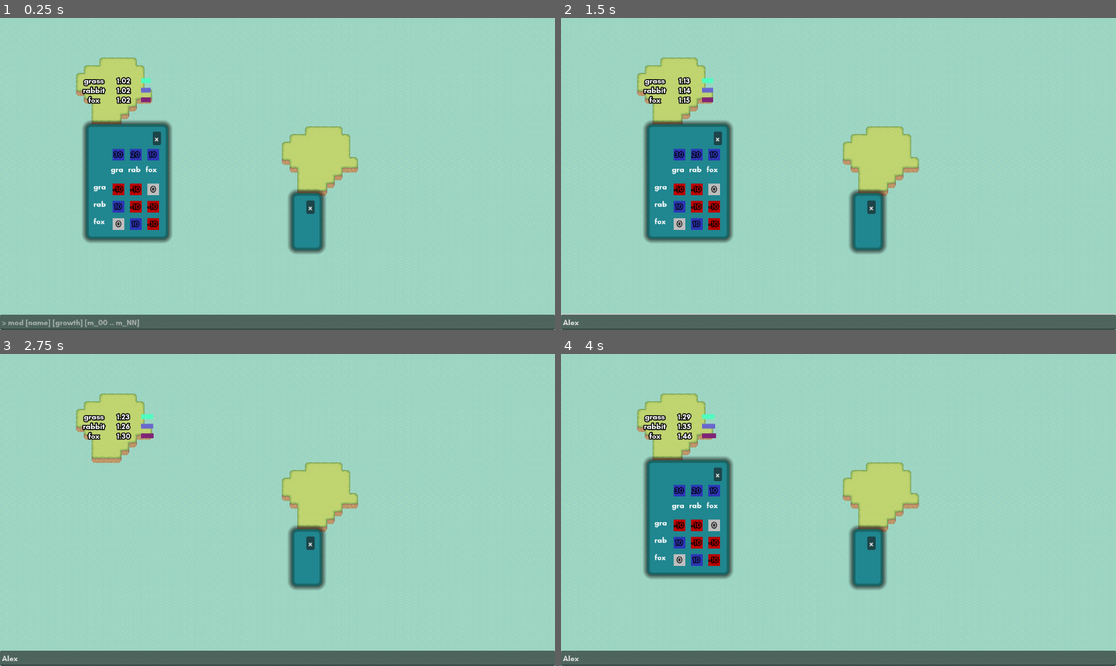
Above: before the commit, frames 1-4 (two rows, left to right).
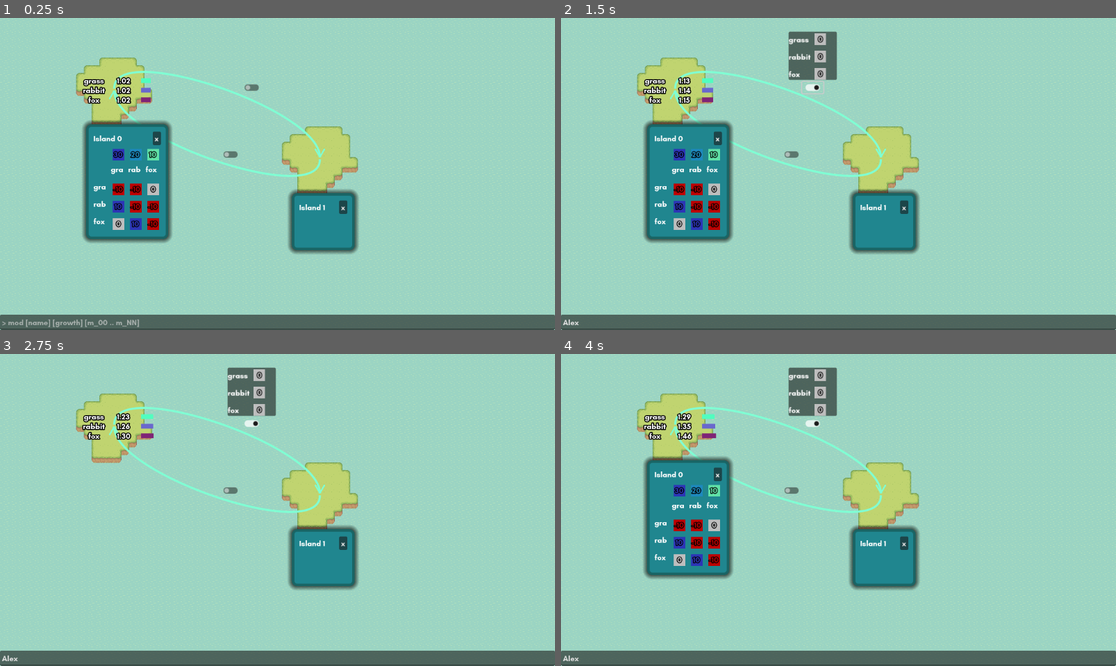
Above: after the commit, the same moments.

Repository: quimnuss/eco
Game: Godot game, scene res://scenes/world.tscn
The game is run twice, just before and just after one commit, with the same random seed, the same clock (stepped at 60 frames per second) and the same inputs.
Inputs (mouse positions are in pixels of both pictures, inside the frame that each line leads up to):
- Up to frame 1 (0.25 s): no input
- Up to frame 2 (1.5 s): click (838, 323) at 0.52 s; type "Alex" at 0.6 s; click (810, 86) at 1.27 s
- Up to frame 3 (2.75 s): click "x" at 2 s
- Up to frame 4 (4 s): tap Enter at 2.75 s; move the mouse to (677, 425) at 2.77 s; hold Up (ui_up) 2.78-3.53 s; click (677, 425) at 2.92 s; move the mouse to (677, 491) at 3.52 s; hold Down (ui_down) from 3.53 s (still down); click (677, 491) at 3.67 s

The runs differ from the first frame. In frame 1, 2.4% of the frame differs, in the area x 16-65%, y 16-76%; in frame 2, 4.2%, in the area x 0-100%, y 4-96%; in frame 3, 3.6%; in frame 4, 3.7%.

Commit message:
new: migration lines, growth in species grid

Diff:
--- a/actors/glv.gd
+++ b/actors/glv.gd
@@ -10,6 +10,9 @@
 var growth : Array[float]
 
 var mutuality : Array[Array]
+
+var immigration : Array[float]
+var emigration : Array[float]
 
 var sample : GLVSample
 
@@ -40,6 +43,9 @@
 
     growth_delta.resize(num_species)
     mutual_delta.resize(num_species)
+    immigration.resize(num_species)
+    emigration.resize(num_species)
+
     for mutual in mutual_delta:
         mutual.resize(num_species)
 
@@ -64,7 +70,7 @@
 
 func ecotick():
     for si in range(num_species):
-        growth_delta[si] = densities[si] * growth[si]
+        growth_delta[si] = densities[si] * (growth[si] + immigration[si] - emigration[si])
         for sj in range(num_species):
             var mutual : float = mutuality[si][sj]
             mutual_delta[si][sj] = densities[si] * mutual * densities[sj]
--- a/actors/island.gd
+++ b/actors/island.gd
@@ -9,9 +9,10 @@
 
 @onready var glv : GLV = $GLV
 @onready var pops = $Pops
-@onready var species_grid = $SpeciesGrid
+@onready var species_grid : SpeciesGrid = $SpeciesGrid
 
 signal island_selected(island_id : int)
+signal species_changed(species_names : Array[String])
 
 func _ready():
     if OS.is_debug_build() and self.owner == null:
@@ -23,6 +24,8 @@
     if island_id == -1:
         island_id = get_tree().get_nodes_in_group('islands').find(self)
 
+    species_grid.set_island_name('Island %d' % island_id)
+
     pops.set_num_species(glv.num_species)
     pops.set_species_names(glv.species_names)
 
@@ -31,6 +34,23 @@
     var island_rect : Rect2i = tile_map.get_used_rect()
     collision_shape_2d.shape.size = island_rect.size*16
 
+var migration_matrix : Dictionary = {}
+
+func change_emigration(from_island : Island, to_island : Island, species_name : String, migration_value : float):
+    var species_index : int = glv.species_names.find(species_name)
+    var previous_migration : float = migration_matrix.get(Vector2i(from_island.island_id,to_island.island_id), 0)
+    migration_matrix[Vector2i(from_island.island_id, to_island.island_id)] = migration_value
+    glv.emigration[species_index] += migration_value - previous_migration
+
+func change_immigration(from_island : Island, to_island : Island, species_name : String, migration_value : float):
+    var species_index : int = glv.species_names.find(species_name)
+    if species_index != -1:
+        var previous_migration : float = migration_matrix.get(Vector2i(from_island.island_id,to_island.island_id), 0)
+        migration_matrix[Vector2i(to_island.island_id, from_island.island_id)] = migration_value
+        glv.immigration[species_index] += migration_value - previous_migration
+    else:
+        # new species!
+        pass
 
 func _on_change_species(island : int, species_name : String, growth : float, mutuality : Array):
     if island_id == island:
--- a/actors/island.tscn
+++ b/actors/island.tscn
@@ -24,6 +24,7 @@
 script = ExtResource("1_0d0km")
 
 [node name="TileMap" type="TileMap" parent="."]
+z_index = -1
 tile_set = ExtResource("4_bmc6s")
 format = 2
 layer_0/tile_data = PackedInt32Array(-131072, 65536, 1, -65536, 65536, 1, -1, 65536, 1, 65535, 65536, 1, 0, 65536, 1, - …(1031 unchanged characters)…
--- /dev/null
+++ b/actors/migration_line.gd
@@ -0,0 +1,58 @@
+extends Node2D
+class_name MigrationLine
+
+@onready var migration_popup = $Path2D/Control
+@onready var grid_container = $Path2D/Control/Panel/GridContainer
+
+@export var from_island : Island
+@export var to_island : Island
+@onready var path_2d : Path2D = $Path2D
+@onready var panel : Panel = $Path2D/Control/Panel
+
+const LINE_OFFSET : Vector2 = Vector2(0,5)
+
+var species_names : Array[String]
+
+var interaction_point : Vector2
+
+signal change_migration(from_island : Island, to_island : Island, species_name : String, migration_value : float)
+
+func _ready():
+    self.global_position = (from_island.global_position + to_island.global_position)/2.0
+    path_2d.curve = Curve2D.new()
+    #path_2d.curve.clear_points()
+    var ease_in : Vector2 = Vector2.ZERO
+    var ease_out : Vector2 = Vector2.ZERO
+    if from_island.global_position.x < to_island.global_position.x:
+        path_2d.curve.add_point(from_island.global_position - self.global_position, Vector2.ZERO, 100*Vector2.UP)
+        path_2d.curve.add_point(to_island.global_position - self.global_position, 100*Vector2.UP, Vector2.ZERO)
+        path_2d.ends_down = true
+    else:
+        path_2d.curve.add_point(from_island.global_position - self.global_position + LINE_OFFSET, Vector2.ZERO, 100*Vector2.DOWN)
+        path_2d.curve.add_point(to_island.global_position - self.global_position + LINE_OFFSET, 100*Vector2.DOWN, Vector2.ZERO)
+        path_2d.ends_down = false
+    var migration_points : PackedVector2Array = path_2d.curve.get_baked_points()
+    interaction_point = Vector2(migration_points[floor(len(migration_points)/2.0)]) + Vector2(0,-30)
+    migration_popup.global_position = interaction_point + self.global_position - Vector2(0,panel.get_custom_minimum_size().y)
+
+    for i in range(len(species_names)):
+        var species_name : String = species_names[i]
+        var species_label : Label = Label.new()
+        species_label.set_text(species_name)
+        grid_container.add_child(species_label)
+        var one_square = preload('res://ui/range_rect.tscn').instantiate()
+        one_square.is_growth = true
+        one_square.index_i = i
+        one_square.index_j = -1
+        one_square.change_growth.connect(_on_change_migration_rate)
+        grid_container.add_child(one_square)
+
+func set_species(new_species_names : Array[String]):
+    self.species_names = new_species_names
+
+func _on_change_migration_rate(index_i : int, new_value : float):
+    var species_name : String = species_names[index_i]
+    change_migration.emit(from_island, to_island, species_name, new_value)
+
+func _on_selected_migration_line():
+    migration_popup.visible = true
--- /dev/null
+++ b/actors/migration_line.tscn
@@ -0,0 +1,51 @@
+[gd_scene load_steps=5 format=3 uid="uid://bwehb37iwp8k5"]
+
+[ext_resource type="Script" path="res://actors/migration_line.gd" id="1_j1vie"]
+[ext_resource type="Script" path="res://scripts/drawn_path2d.gd" id="2_ncrjm"]
+[ext_resource type="Script" path="res://ui/migration_panel.gd" id="3_0c82o"]
+
+[sub_resource type="Curve2D" id="Curve2D_7ht1x"]
+_data = {
+"points": PackedVector2Array(0, 0, 0, -100, 237, 146, 0, -100, 0, 0, 664, 289)
+}
+point_count = 2
+
+[node name="MigrationLine" type="Node2D"]
+script = ExtResource("1_j1vie")
+
+[node name="Path2D" type="Path2D" parent="."]
+curve = SubResource("Curve2D_7ht1x")
+script = ExtResource("2_ncrjm")
+
+[node name="Control" type="VBoxContainer" parent="Path2D"]
+anchors_preset = 5
+anchor_left = 0.5
+anchor_right = 0.5
+offset_right = 100.0
+offset_bottom = 136.0
+grow_horizontal = 2
+size_flags_horizontal = 4
+size_flags_vertical = 8
+alignment = 2
+
+[node name="Panel" type="Panel" parent="Path2D/Control"]
+visible = false
+custom_minimum_size = Vector2(100, 100)
+layout_mode = 2
+script = ExtResource("3_0c82o")
+
+[node name="GridContainer" type="GridContainer" parent="Path2D/Control/Panel"]
+layout_mode = 0
+offset_right = 40.0
+offset_bottom = 40.0
+columns = 2
+
+[node name="MigrationButton" type="CheckButton" parent="Path2D/Control"]
+layout_mode = 2
+size_flags_horizontal = 4
+size_flags_vertical = 8
+alignment = 1
+icon_alignment = 1
+expand_icon = true
+
+[connection signal="toggled" from="Path2D/Control/MigrationButton" to="Path2D/Control/Panel" method="_on_check_button_toggled"]
--- a/data/3_sample_0.tres
+++ b/data/3_sample_0.tres
@@ -1,4 +1,4 @@
-[gd_resource type="Resource" script_class="GLVSample" load_steps=2 format=3 uid="uid://civar63veinm5"]
+[gd_resource type="Resource" script_class="GLVSample" load_steps=2 format=3]
 
 [ext_resource type="Script" path="res://actors/glv_sample.gd" id="1_12wmr"]
 
--- a/scenes/world.gd
+++ b/scenes/world.gd
@@ -1,7 +1,21 @@
 extends Node2D
 
 @onready var cli = $Cli
+@onready var migration_lines = $MigrationLines
 
 func _ready():
-    for island : Island in get_tree().get_nodes_in_group('islands'):
+    var islands : Array = get_tree().get_nodes_in_group('islands')
+    for island : Island in islands:
         cli.change_species.connect(island._on_change_species)
+        for island_to : Island in islands:
+            if island == island_to:
+                continue
+            if island.global_position.distance_to(island_to.global_position) < 500:
+                var migration_line : MigrationLine = preload('res://actors/migration_line.tscn').instantiate()
+                migration_line.from_island = island
+                migration_line.to_island = island_to
+                var available_species : Array[String] = island.glv.species_names #+ island_to.glv.species_names
+                migration_line.species_names = available_species
+                migration_line.change_migration.connect(island_to.change_immigration)
+                migration_line.change_migration.connect(island.change_emigration)
+                migration_lines.add_child(migration_line)
--- a/scenes/world.tscn
+++ b/scenes/world.tscn
@@ -23,6 +23,7 @@
 script = ExtResource("1_ikrqe")
 
 [node name="Background" type="TileMap" parent="."]
+z_index = -10
 tile_set = ExtResource("2_re80x")
 format = 2
 layer_0/tile_data = PackedInt32Array(-65541, 1, 0, -65540, 65537, 0, -65539, 131073, 0, -65538, 196609, 0, -5, 1, 0, -4 …(76315 unchanged characters)…
@@ -45,6 +46,8 @@
 [node name="GlobalInputHandler" type="Node" parent="."]
 script = ExtResource("10_vxdro")
 
+[node name="MigrationLines" type="Node2D" parent="."]
+
 [node name="Island0" parent="." instance=ExtResource("11_q8qja")]
 position = Vector2(237, 146)
 island_id = 0
--- /dev/null
+++ b/scripts/drawn_path2d.gd
@@ -0,0 +1,18 @@
+extends Path2D
+
+const head_angle : float = PI/6
+const head_length : float = 20.0
+
+const line_width : float = 3
+const line_color : Color = Color.AQUAMARINE
+
+var ends_down : bool = true
+
+func _draw():
+    var points : PackedVector2Array = self.curve.get_baked_points()
+    draw_polyline(points, line_color, line_width, true)
+    var value : Vector2 = points[-1]
+    var head_direction = Vector2.DOWN if ends_down else Vector2.UP
+    var head : Vector2 = -head_direction * head_length
+    draw_line(value, value + head.rotated(head_angle),  line_color, line_width)
+    draw_line(value, value + head.rotated(-head_angle),  line_color, line_width)
--- /dev/null
+++ b/ui/migration_panel.gd
@@ -0,0 +1,4 @@
+extends Panel
+
+func _on_check_button_toggled(toggled_on):
+    self.visible = toggled_on
--- a/ui/species_grid.gd
+++ b/ui/species_grid.gd
@@ -1,7 +1,9 @@
 extends Control
+class_name SpeciesGrid
+
 @onready var grid_container : GridContainer = $PanelContainer/VBoxContainer/GridContainer
 @onready var growths : HBoxContainer = $PanelContainer/VBoxContainer/Growths
-@export var square : Control
+@onready var island_label : Label = $PanelContainer/VBoxContainer/HBoxContainer/IslandLabel
 
 @export var num_species : int = 3
 
@@ -18,6 +20,9 @@
 
 func _ready():
     refresh_grid()
+
+func set_island_name(island_name : String):
+    island_label.set_text(island_name)
 
 func refresh_grid():
     # Too late
@@ -93,7 +98,14 @@
         rebuild = false
         refresh_grid()
 
+    if is_following_mouse:
+        self.global_position = get_global_mouse_position()
+
 func _on_glv_species_changed(new_species_names : Array, mutuality : Array, growth : Array):
+    update_mutuality(new_species_names, mutuality)
+    update_growth(growth)
+
+func update_mutuality(new_species_names : Array, mutuality : Array):
     num_species = len(new_species_names)
     species_names = new_species_names
     refresh_grid()
@@ -111,10 +123,18 @@
                 square.max_value = self.max_mutuality
                 square.set_color(mutuality[i][j])
 
+func update_growth(growth : Array[float]):
     var growth_children : Array = growths.get_children()
     for i in range(num_species):
         var square : RangeRect = growth_children[i+1]
+        square.max_value = growth.max()
         square.set_color(growth[i])
 
 func _on_button_pressed():
     self.visible = false
+
+var is_following_mouse : bool = false
+
+func _on_title_gui_input(event):
+    if event is InputEventMouseButton:
+        is_following_mouse = event.is_pressed()
--- a/ui/species_grid.tscn
+++ b/ui/species_grid.tscn
@@ -25,11 +25,6 @@
 script = ExtResource("1_naxn0")
 num_species = 4
 
-[node name="Label" type="Label" parent="."]
-layout_mode = 0
-offset_right = 40.0
-offset_bottom = 20.0
-
 [node name="PanelContainer" type="PanelContainer" parent="."]
 layout_mode = 0
 offset_right = 40.0
@@ -41,7 +36,18 @@
 
 [node name="HBoxContainer" type="HBoxContainer" parent="PanelContainer/VBoxContainer"]
 layout_mode = 2
-alignment = 2
+size_flags_vertical = 2
+
+[node name="IslandLabel" type="Label" parent="PanelContainer/VBoxContainer/HBoxContainer"]
+layout_mode = 2
+mouse_filter = 1
+text = "Island"
+
+[node name="Control" type="Control" parent="PanelContainer/VBoxContainer/HBoxContainer"]
+custom_minimum_size = Vector2(20, 0)
+layout_mode = 2
+size_flags_horizontal = 3
+mouse_filter = 1
 
 [node name="Button" type="Button" parent="PanelContainer/VBoxContainer/HBoxContainer"]
 layout_mode = 2
@@ -53,4 +59,6 @@
 [node name="GridContainer" type="GridContainer" parent="PanelContainer/VBoxContainer"]
 layout_mode = 2
 
+[connection signal="gui_input" from="PanelContainer/VBoxContainer/HBoxContainer/IslandLabel" to="." method="_on_title_gui_input"]
+[connection signal="gui_input" from="PanelContainer/VBoxContainer/HBoxContainer/Control" to="." method="_on_title_gui_input"]
 [connection signal="pressed" from="PanelContainer/VBoxContainer/HBoxContainer/Button" to="." method="_on_button_pressed"]
